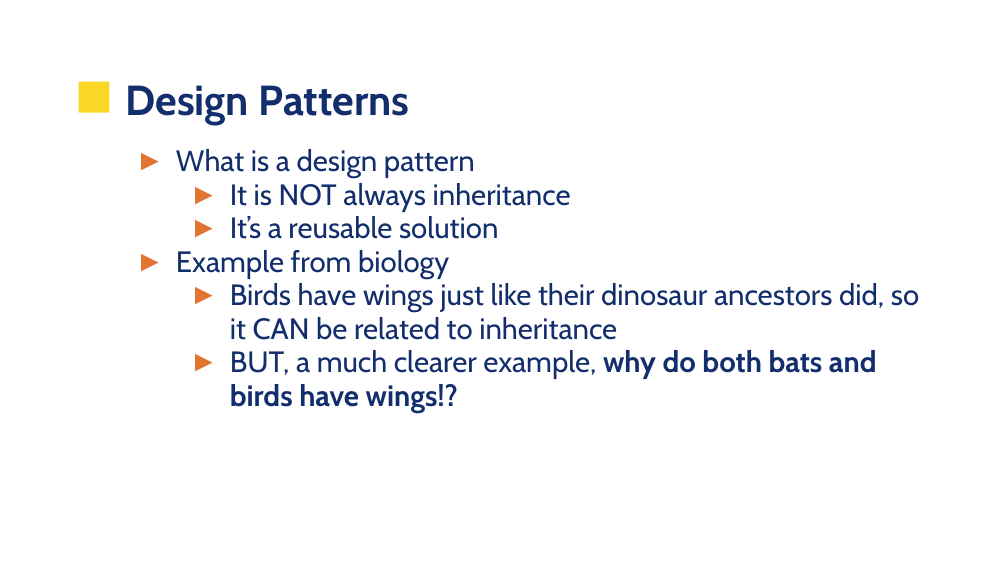
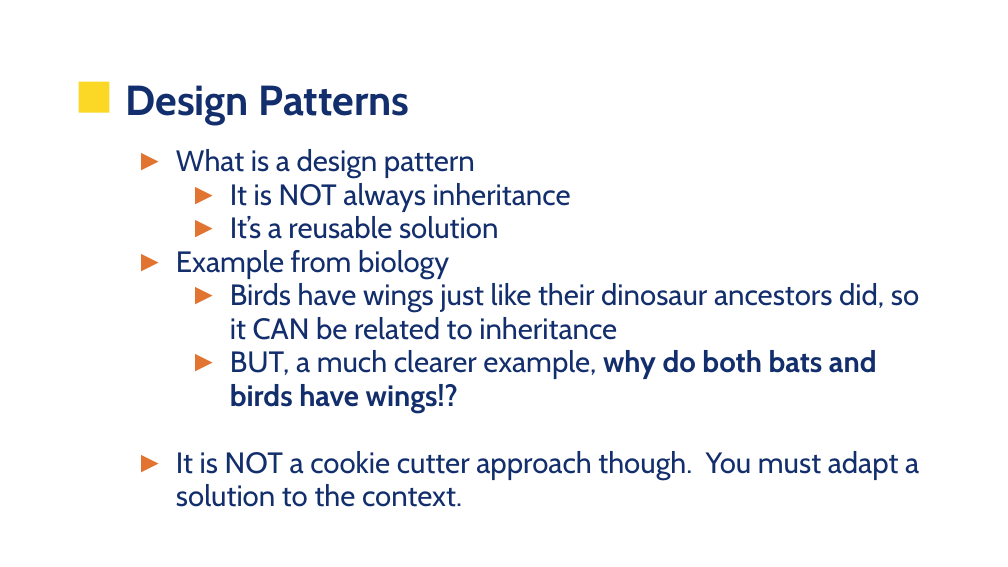
Before and after one commit to UVADS/data_engineering, a slide deck: slide 14 of sw_skills/sw_skills.pptx (slide 11 before the commit). Drawn at 1008x567 pixels with LibreOffice and Linux fonts; fonts in the diff are those of the drawing; background and template pictures are left out. Boxes give left, top, right and bottom in pixels: in the first picture for what was removed or moved away, otherwise in the second. Text is boxed around its words. In the diff, an @@ line names an element or a change of style, - is before the commit and + after.

```diff
--- a/sw_skills/sw_skills.pptx
+++ b/sw_skills/sw_skills.pptx
@@ text at (176, 451, 919, 507): paragraph added @@
+► It is NOT a cookie cutter approach though. You must adapt a solution to the context.
```
Also in this commit, not shown: 4 other slides changed, 4 slides added, 2 other files.
